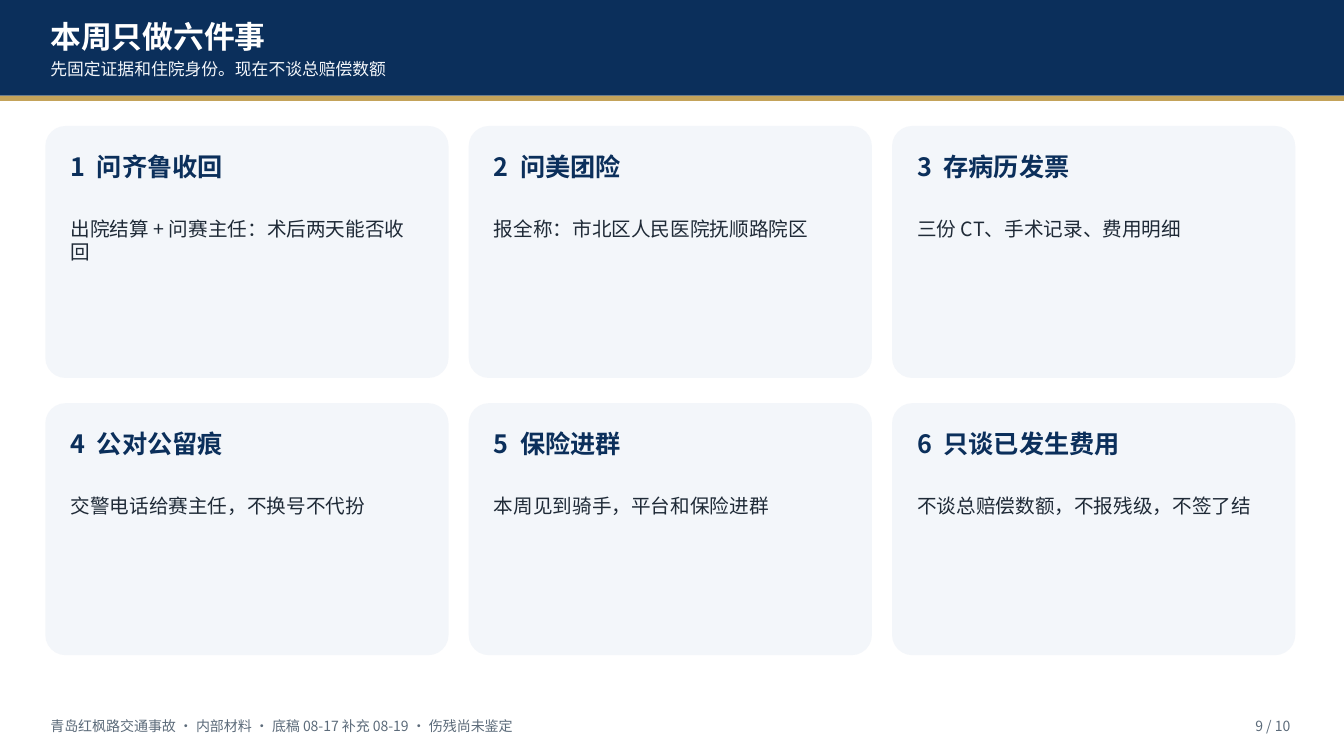
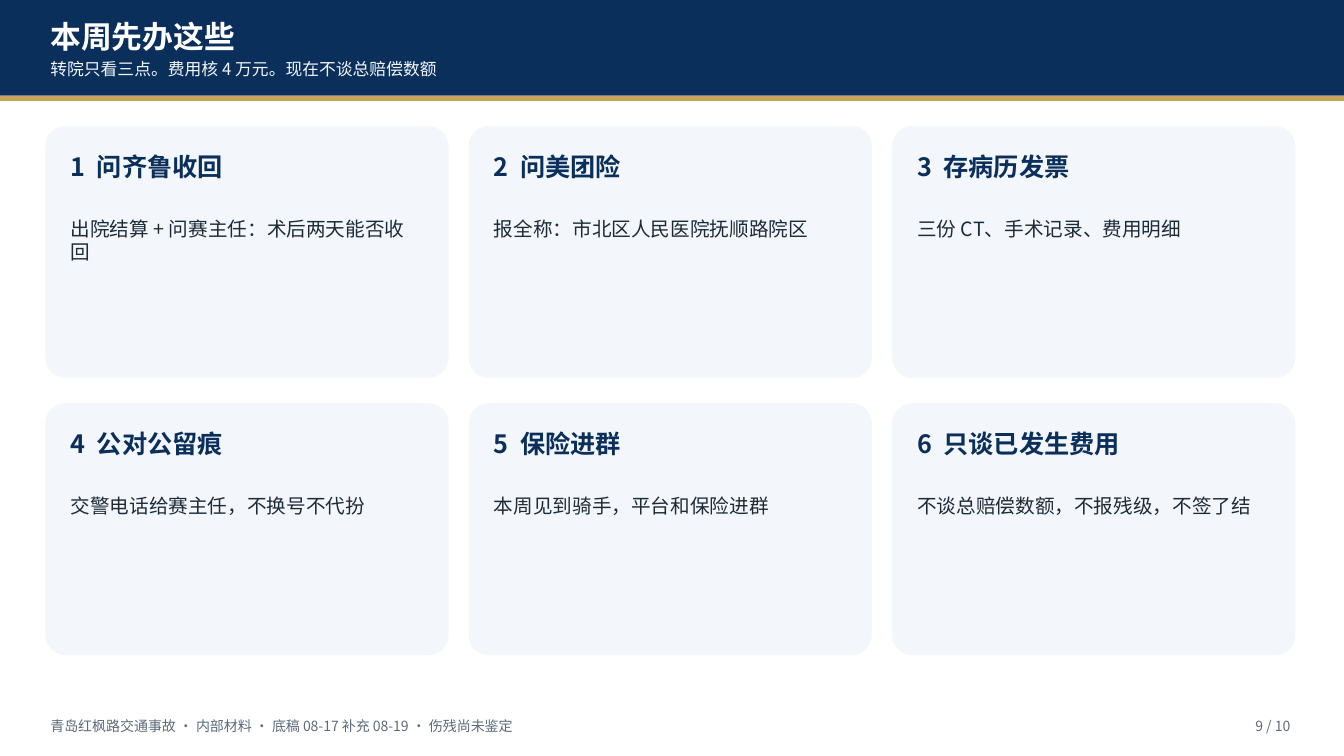
Before and after one commit to hujigang2010-maker/AIDEN, a slide deck: slide 9 of deliverables/青岛红枫路交通事故_伤情与伤残简报_20260817.pptx. Drawn at 1344x756 pixels with LibreOffice and Linux fonts; fonts in the diff are those of the drawing. Boxes give left, top, right and bottom in pixels: in the first picture for what was removed or moved away, otherwise in the second. Text is boxed around its words. In the diff, an @@ line names an element or a change of style, - is before the commit and + after.

```diff
--- a/deliverables/青岛红枫路交通事故_伤情与伤残简报_20260817.pptx
+++ b/deliverables/青岛红枫路交通事故_伤情与伤残简报_20260817.pptx
@@ text at bbox=[50, 21, 235, 51]: text changed @@
-本周只做六件事
+本周先办这些
@@ text at bbox=[50, 61, 436, 77]: text changed @@
-先固定证据和住院身份。现在不谈总赔偿数额
+转院只看三点。费用核 4 万元。现在不谈总赔偿数额
```
Also in this commit, not shown: 18 other files.
